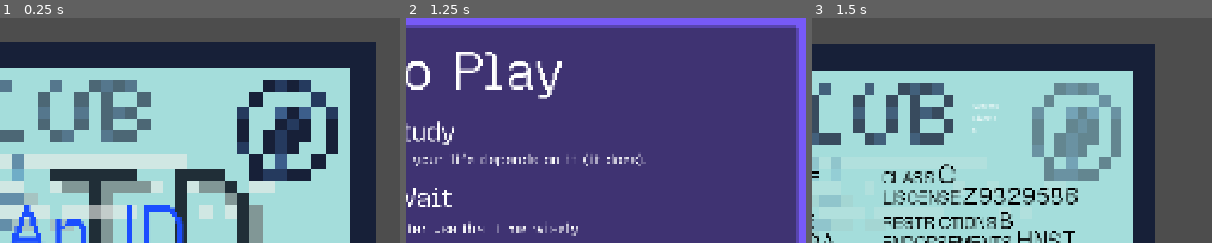
Above: before the commit, frames 1-3 (left to right).
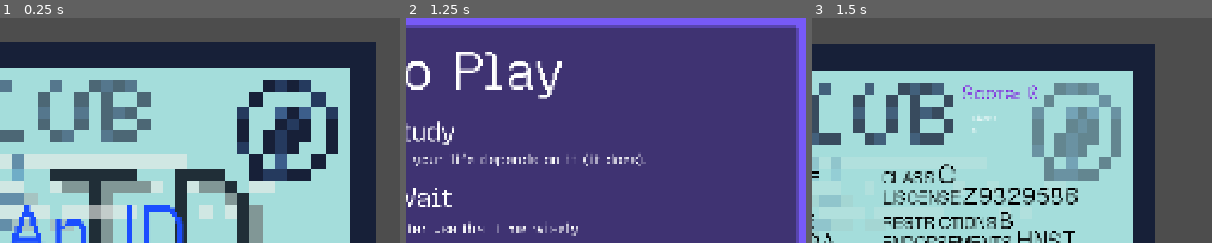
Above: after the commit, the same moments.

Repository: itstntcraft123/fake-an-id
Game: Godot game, scene res://scenes/main_menu.tscn
Same seed, same stepped clock (60 frames per second), same inputs: the game is played once before the commit and once after it.
Inputs:
- Up to frame 1 (0.25 s): no input
- Up to frame 2 (1.25 s): click "[color=#ffffff00]> [/color][c…" at 0.5 s
- Up to frame 3 (1.5 s): click "[color=#ffffff00]> [/color][c…" at 1.25 s
The pictures show only the part of the screen within x 50-100%, y 0-50%; the shares and areas given below are measured in that part.

Frames 1-2 are identical in both runs. In frame 3, 0.5% of the frame differs, in the area x 37-57%, y 29-41%.

Commit message:
remodified game positions

Diff:
--- a/scenes/game.tscn
+++ b/scenes/game.tscn
@@ -6,6 +6,7 @@
 [ext_resource type="Texture2D" uid="uid://dcq22rey7qc3h" path="res://sprites/game-id.png" id="4_p57ef"]
 [ext_resource type="Texture2D" uid="uid://1t2iqav31vyb" path="res://sprites/facePlaceholder.png" id="5_iywne"]
 [ext_resource type="PackedScene" uid="uid://bo17s2krb6vwg" path="res://scenes/quiz.tscn" id="6_p57ef"]
+[ext_resource type="FontFile" uid="uid://ctfx8b5m5dntu" path="res://GeistPixel.ttf" id="7_u5sy4"]
 
 [node name="Game" type="Node2D" unique_id=478941946]
 script = ExtResource("1_uwrxv")
@@ -385,10 +386,13 @@
 text = "LivesLabel"
 
 [node name="ScoreLabel" type="Label" parent="UI" unique_id=1242551628]
-offset_left = 1348.0
-offset_top = 200.0
-offset_right = 1433.0
-offset_bottom = 224.0
-text = "ScoreLabel"
+offset_left = 1320.0
+offset_top = 148.0
+offset_right = 1506.0
+offset_bottom = 212.0
+theme_override_colors/font_color = Color(0.50980395, 0.19215687, 0.87058824, 1)
+theme_override_fonts/font = ExtResource("7_u5sy4")
+theme_override_font_sizes/font_size = 48
+text = "Score: 0"
 
 [node name="StudyTimer" type="Timer" parent="." unique_id=146617480]
